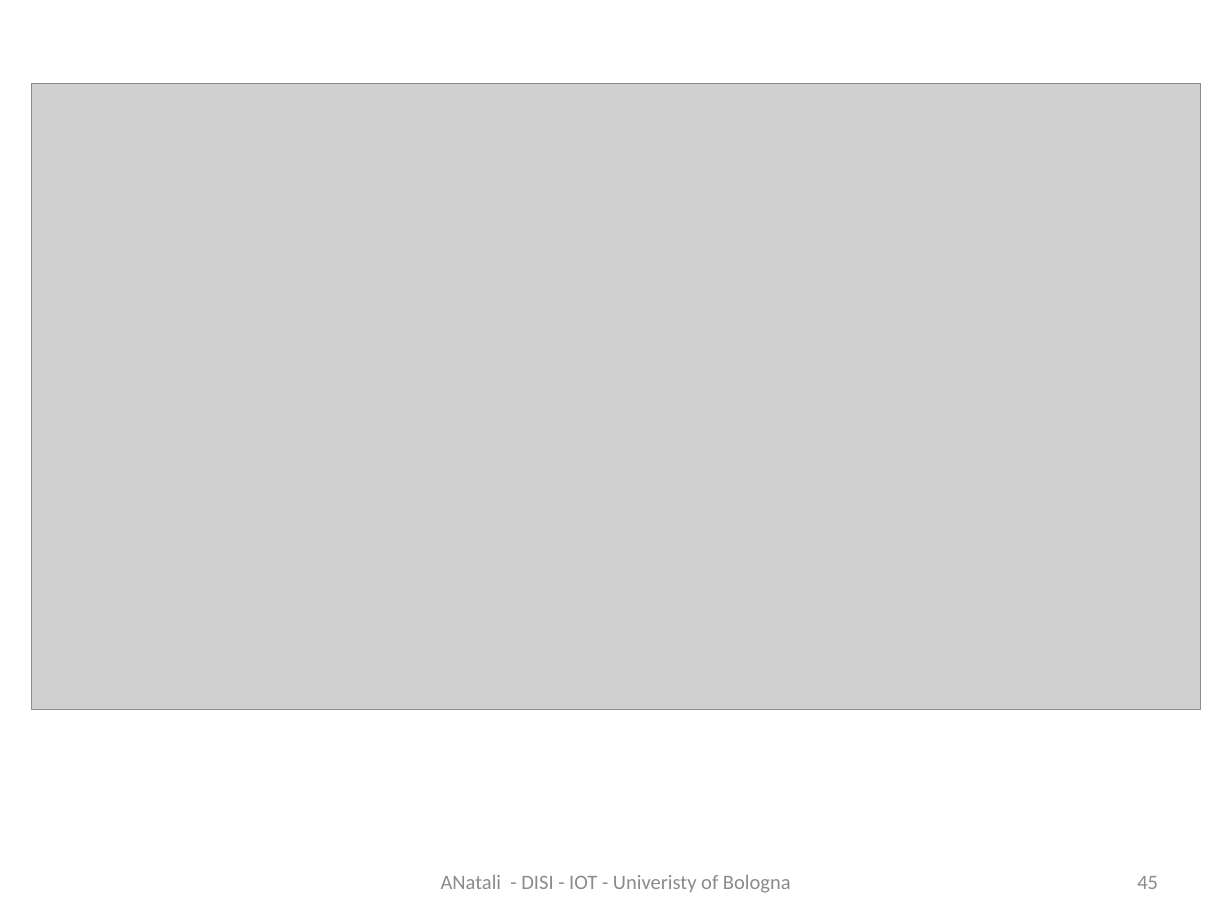
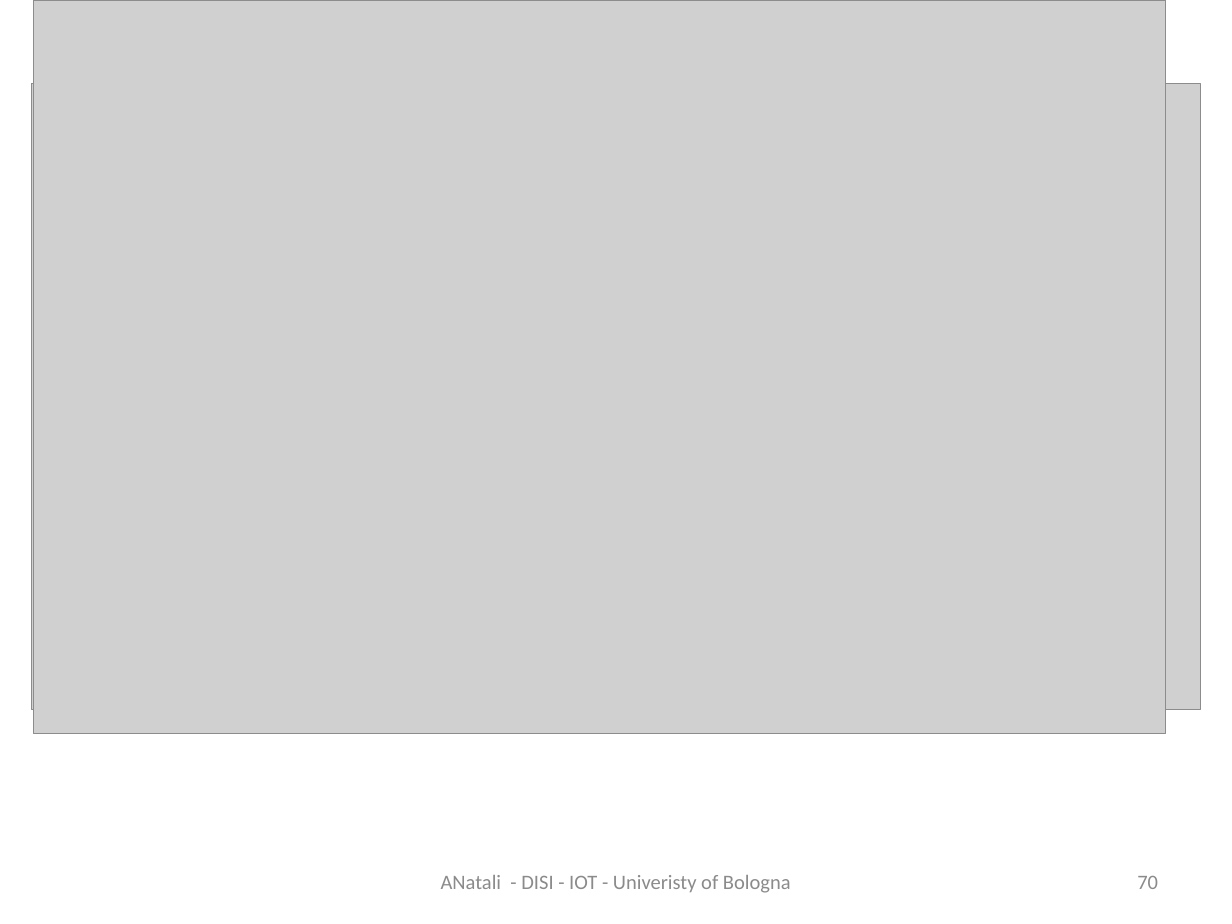
Before and after one commit to MatteoMendula/iss2018Lab, a slide deck: slide 70 of it.unibo.bls18/docs/BLS2018.pptx (slide 45 before the commit). Drawn at 1232x924 pixels with LibreOffice and Linux fonts; fonts in the diff are those of the drawing; grey boxes stand for pictures. Boxes give left, top, right and bottom in pixels: in the first picture for what was removed or moved away, otherwise in the second. Text is boxed around its words. In the diff, an @@ line names an element or a change of style, - is before the commit and + after.

```diff
--- a/it.unibo.bls18/docs/BLS2018.pptx
+++ b/it.unibo.bls18/docs/BLS2018.pptx
@@ picture added at (x1=34, y1=0, x2=1167, y2=733) @@
@@ page number at (x1=1137, y1=876, x2=1158, y2=889): text changed @@
-45
+70
```
Also in this commit, not shown: 3 other slides changed, 31 slides added, 5 other files.
